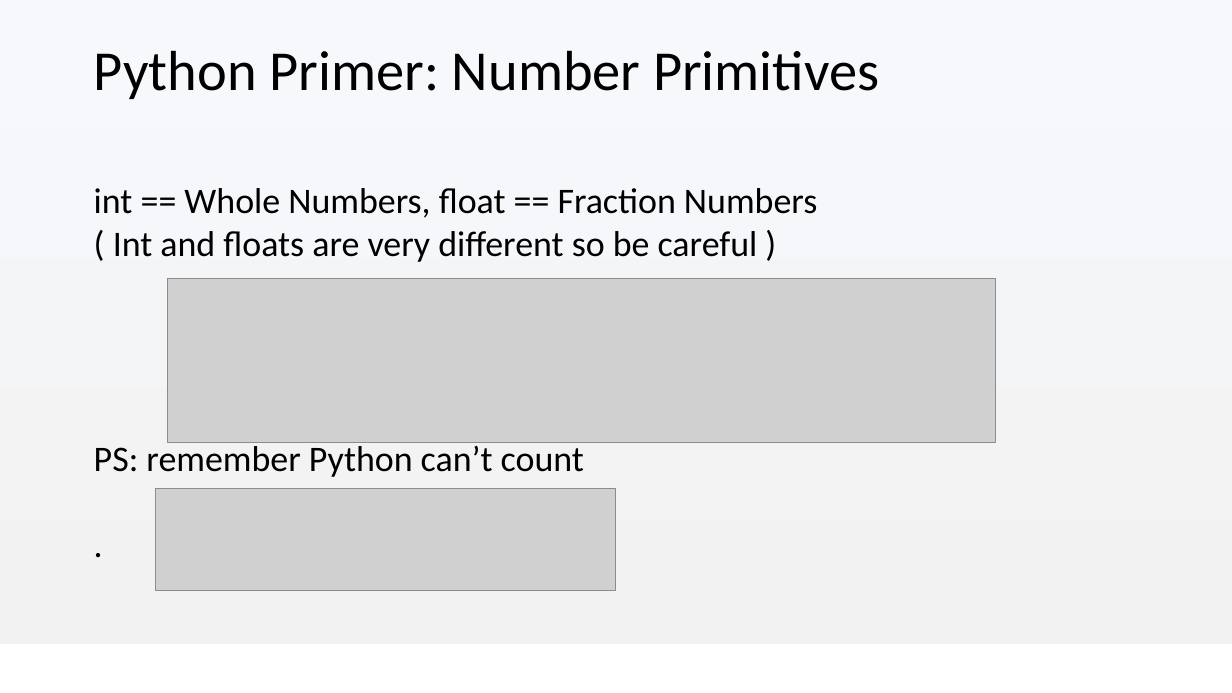
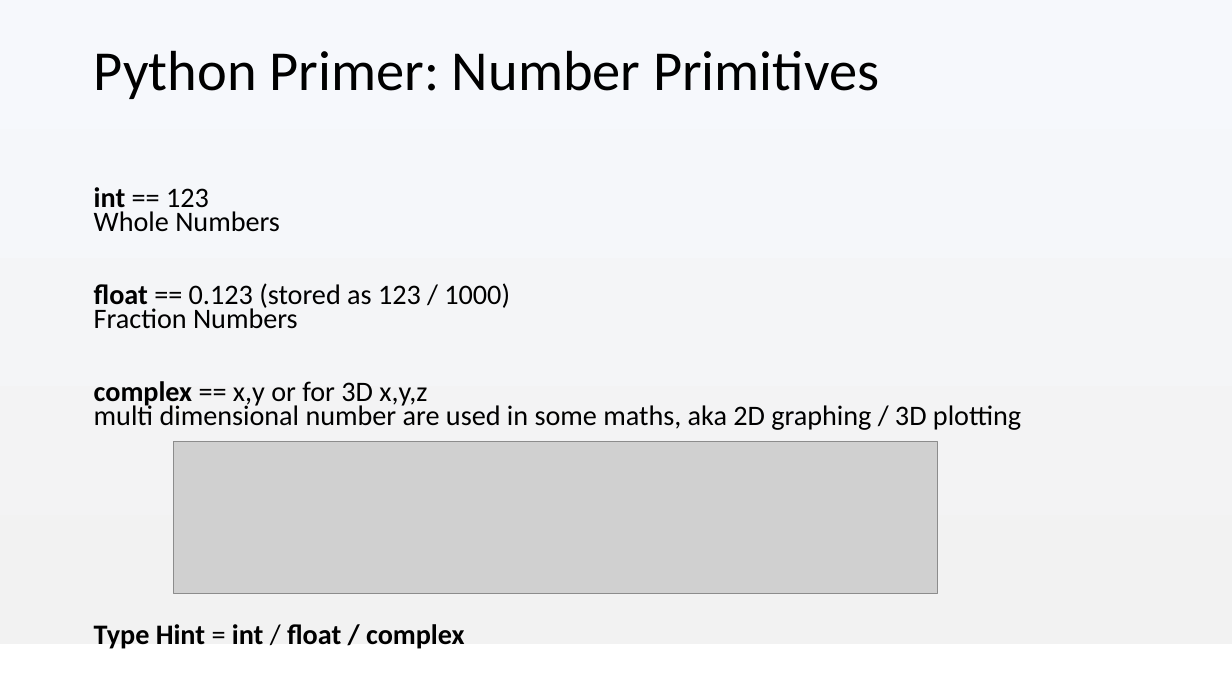
Before and after one commit to Anthony-Mckale/talks-presentations, a slide deck: slide 21 of academy/02-programming/02-Python-Programming-101.pptx (slide 19 before the commit). Drawn at 1232x693 pixels with LibreOffice and Linux fonts; fonts in the diff are those of the drawing; grey boxes stand for pictures; background and template pictures are left out. Boxes give left, top, right and bottom in pixels: in the first picture for what was removed or moved away, otherwise in the second. Text is boxed around its words. In the diff, an @@ line names an element or a change of style, - is before the commit and + after.

```diff
--- a/academy/02-programming/02-Python-Programming-101.pptx
+++ b/academy/02-programming/02-Python-Programming-101.pptx
@@ text at [94,187,1021,649]: text changed; size 28 to 22 pt @@
-int == Whole Numbers, float == Fraction Numbers
-( Int and floats are very different so be careful )
-PS: remember Python can’t count
-.
+int == 123
+Whole Numbers
+float == 0.123 (stored as 123 / 1000)
+Fraction Numbers
+complex == x,y or for 3D x,y,z
+multi dimensional number are used in some maths, aka 2D graphing / 3D plotting
+Type Hint = int / float / complex
@@ picture: place and size @@
-picture at [167,278,995,443]
+picture at [174,442,938,593]
@@ picture removed at [155,488,616,590] @@
```
Also in this commit, not shown: 17 other slides changed, 4 slides added, 9 slides removed, 31 other files.
